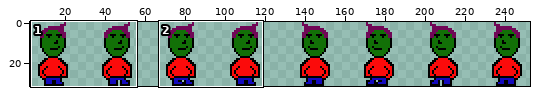
Sprite sheet, stored at assets/images/guyWalking.png. The first picture is a wide view before the edit; the outline marks the close-up.
Close-up. As it was:
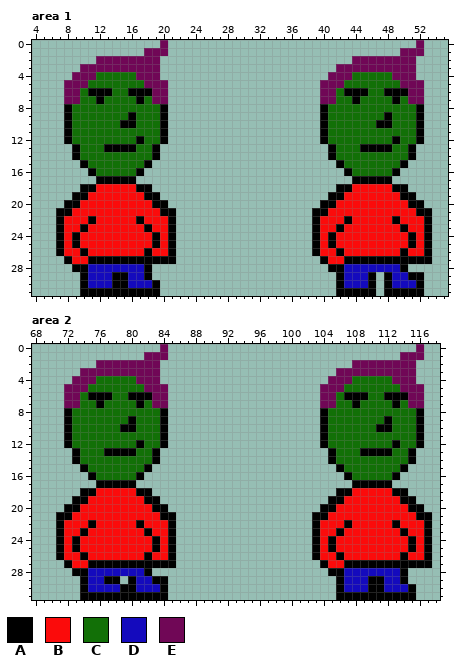
The file is 256x32 pixels. Shown: area 1: x 4..55, y 0..31; area 2: x 68..118, y 0..31. The wide view leaves out empty margins. The commit also changed other parts of the picture, which this record leaves out.
Palette (. is transparent): A #000000  B #fb0b0b  C #127007  D #140abd  E #700756
Pixels before, area 1, first column x 7:
 0 .............E...............................E.
 1 ...........EEE.............................EEE.
 2 .....EEEEEEEE........................EEEEEEEE..
 3 ...EEEEEEEEEE......................EEEEEEEEEE..
 4 ..EEECCCCCEEE.....................EEECCCCCEEE..
 5 .EEECCCCCCCEEE...................EEECCCCCCCEEE.
 6 .EECAAACCAAAEE...................EECAAACCAAAEE.
 7 .EECCACCCCACEE...................EECCACCCCACEE.
 8 .ACCCCCCCCCCCA...................ACCCCCCCCCCCA.
 9 .ACCCCCCCACCCA...................ACCCCCCCACCCA.
10 .ACCCCCCAACCCA...................ACCCCCCAACCCA.
11 .ACCCCCCCCCCCA...................ACCCCCCCCCCCA.
12 .ACCCCCCCCACCA...................ACCCCCCCCACCA.
13 ..ACCCAAAACCA.....................ACCCAAAACCA..
14 ..ACCCCCCCCCA.....................ACCCCCCCCCA..
15 ...ACCCCCCCA.......................ACCCCCCCA...
16 ....ACCCCCA.........................ACCCCCA....
17 .....AAAAA...........................AAAAA.....
18 ...AABBBBBAA.......................AABBBBBAA...
19 ..AABBBBBBBAA.....................AABBBBBBBAA..
20 .AABBBBBBBBBAA...................AABBBBBBBBBAA.
21 AABBBBBBBBBBBAA.................AABBBBBBBBBBBAA
22 ABBBABBBBBABBBA.................ABBBABBBBBABBBA
23 ABBABBBBBBBABBA.................ABBABBBBBBBABBA
24 ABABBBBBBBBBABA.................ABABBBBBBBBBABA
25 ABABBBBBBBBBABA.................ABABBBBBBBBBABA
26 ABBABBBBBBBABBA.................ABBABBBBBBBABBA
27 .ABBAAAAAAAAAAA..................ABBAAAAAAAAAAA
28 ..AADDDDDDDA......................AADDDDDDDA...
29 ...ADDDAADDA.......................ADDDA.ADDAA.
30 ...ADDDAADDDA......................ADDDA.ADDDA.
31 ...AAAAAAAAAA......................AAAAA.AAAAA.
Pixels before, area 2, first column x 71:
 0 .............E...............................E.
 1 ...........EEE.............................EEE.
 2 .....EEEEEEEE........................EEEEEEEE..
 3 ...EEEEEEEEEE......................EEEEEEEEEE..
 4 ..EEECCCCCEEE.....................EEECCCCCEEE..
 5 .EEECCCCCCCEEE...................EEECCCCCCCEEE.
 6 .EECAAACCAAAEE...................EECAAACCAAAEE.
 7 .EECCACCCCACEE...................EECCACCCCACEE.
 8 .ACCCCCCCCCCCA...................ACCCCCCCCCCCA.
 9 .ACCCCCCCACCCA...................ACCCCCCCACCCA.
10 .ACCCCCCAACCCA...................ACCCCCCAACCCA.
11 .ACCCCCCCCCCCA...................ACCCCCCCCCCCA.
12 .ACCCCCCCCACCA...................ACCCCCCCCACCA.
13 ..ACCCAAAACCA.....................ACCCAAAACCA..
14 ..ACCCCCCCCCA.....................ACCCCCCCCCA..
15 ...ACCCCCCCA.......................ACCCCCCCA...
16 ....ACCCCCA.........................ACCCCCA....
17 .....AAAAA...........................AAAAA.....
18 ...AABBBBBAA.......................AABBBBBAA...
19 ..AABBBBBBBAA.....................AABBBBBBBAA..
20 .AABBBBBBBBBAA...................AABBBBBBBBBAA.
21 AABBBBBBBBBBBAA.................AABBBBBBBBBBBAA
22 ABBBABBBBBABBBA.................ABBBABBBBBABBBA
23 ABBABBBBBBBABBA.................ABBABBBBBBBABBA
24 ABABBBBBBBBBABA.................ABABBBBBBBBBABA
25 ABABBBBBBBBBABA.................ABABBBBBBBBBABA
26 ABBABBBBBBBABBA.................ABBABBBBBBBABBA
27 .ABBAAAAAAAAAAA..................ABBAAAAAAAAAAA
28 ..AADDDDDDDA......................AADDDDDDDA...
29 ...ADDAA.ADDAA.....................ADDDAADDA...
30 ...ADDDDAADDDA.....................ADDDAADDDA..
31 ...AAAAAAAAAAA.....................AAAAAAAAAA..
And afterwards:
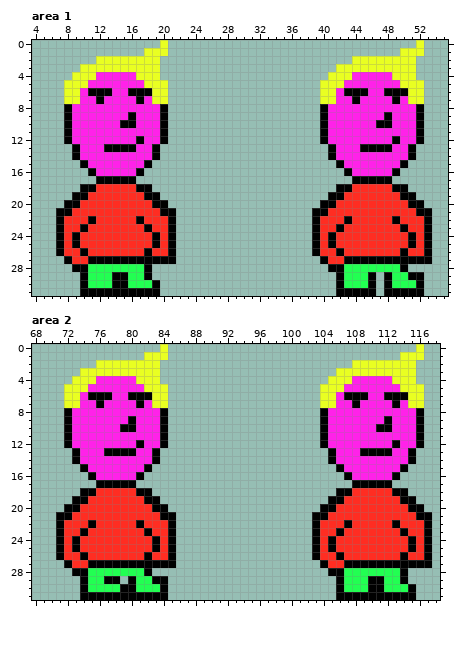
The edit:
colour B: #fb0b0b -> #ff2d22
colour C: #127007 -> #ff22e9
colour D: #140abd -> #22ff52
colour E: #700756 -> #e9ff22
Boxes around the changes in both close-ups, in picture pixels (x1, y1, x2, y2):
changed: (64, 40, 168, 288)
changed: (320, 40, 424, 288)
changed: (64, 344, 168, 592)
changed: (320, 344, 424, 592)
